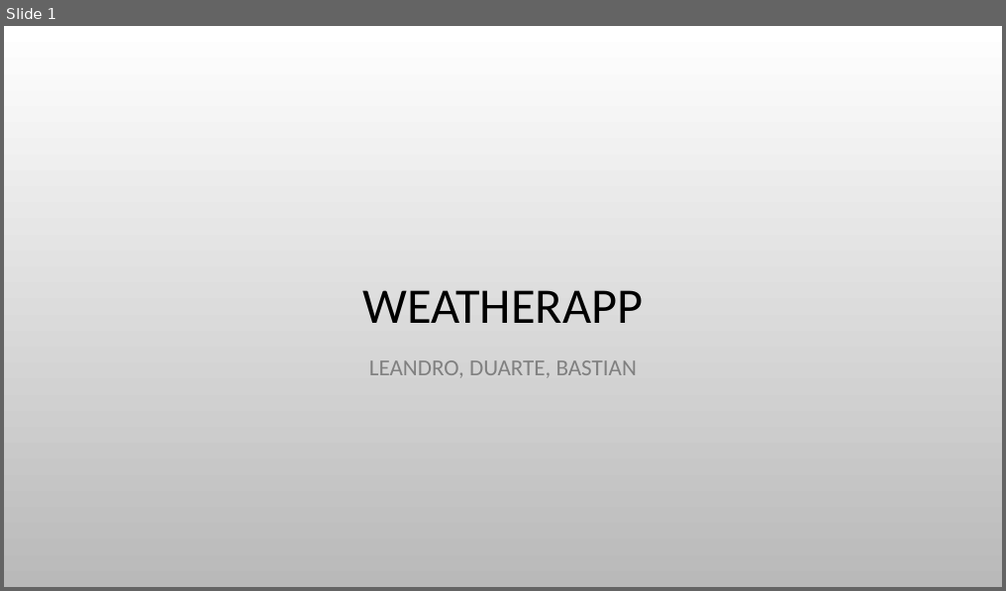
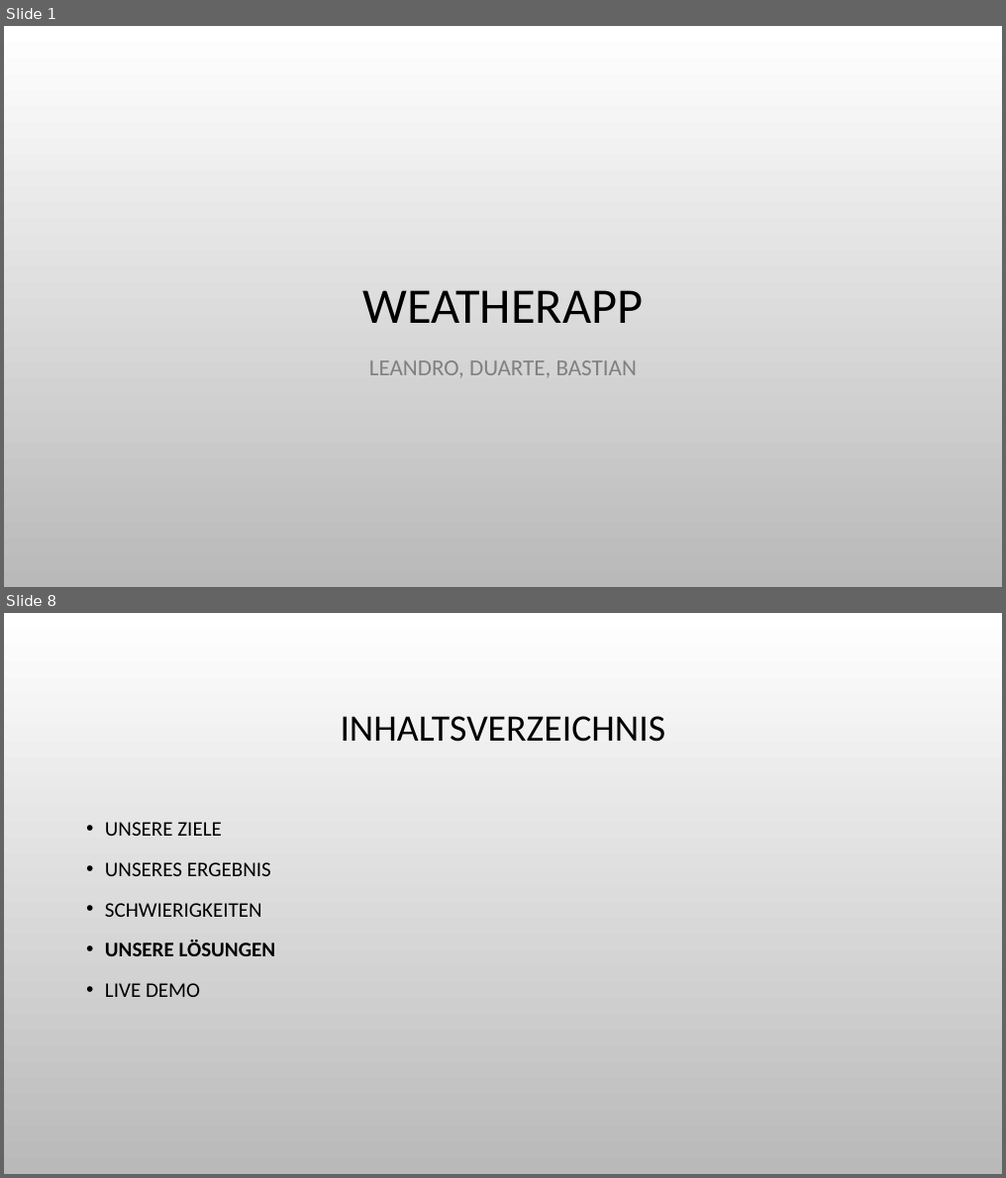
Before and after one commit to Leandro123321/uk335LD, a slide deck: ModulProjekt/Verkaufspräsentation.pptx. Shown one above the other, each under a label of ours: slide 1 before the commit, slides 1 and 8 after it; the slides between them are not shown. The pictures are 1006x591 and 1006x1178 pixels, drawn with LibreOffice and Linux fonts; fonts in the diff are those of the drawing; background and template pictures are left out. Boxes give left, top, right and bottom in pixels: in the first picture for what was removed or moved away, otherwise in the second. Text is boxed around its words. In the diff, an @@ line names an element or a change of style, - is before the commit and + after.

```diff
--- a/ModulProjekt/Verkaufspräsentation.pptx
+++ b/ModulProjekt/Verkaufspräsentation.pptx
@@ slide 8 added at box(4, 613, 1002, 1174), background picture (left out) @@
@@ title added at box(341, 716, 666, 742), 36 pt, text #000000 @@
+INHALTSVERZEICHNIS
@@ text added at box(105, 822, 276, 997), 20 pt, text #000000 @@
+• UNSERE ZIELE
+• UNSERES ERGEBNIS
+• SCHWIERIGKEITEN
+• UNSERE LÖSUNGEN
+• LIVE DEMO
```
Also in this commit, not shown: 1 slide changed, 8 other slides added, 9 other files.
